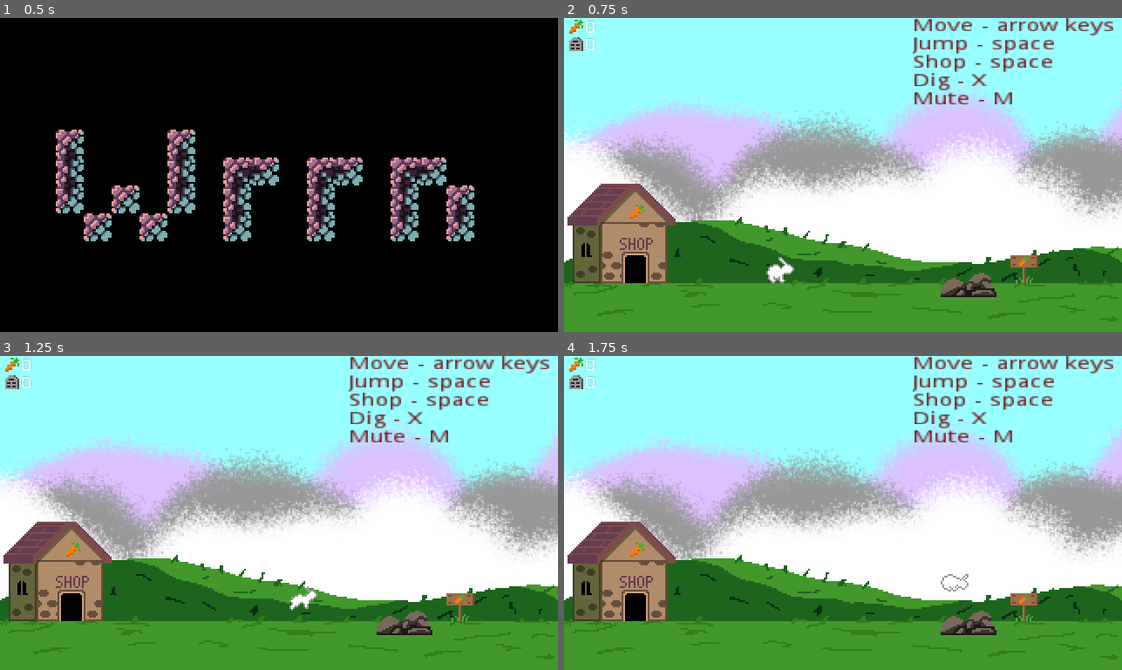
Above: before the commit, frames 1-4 (two rows, left to right).
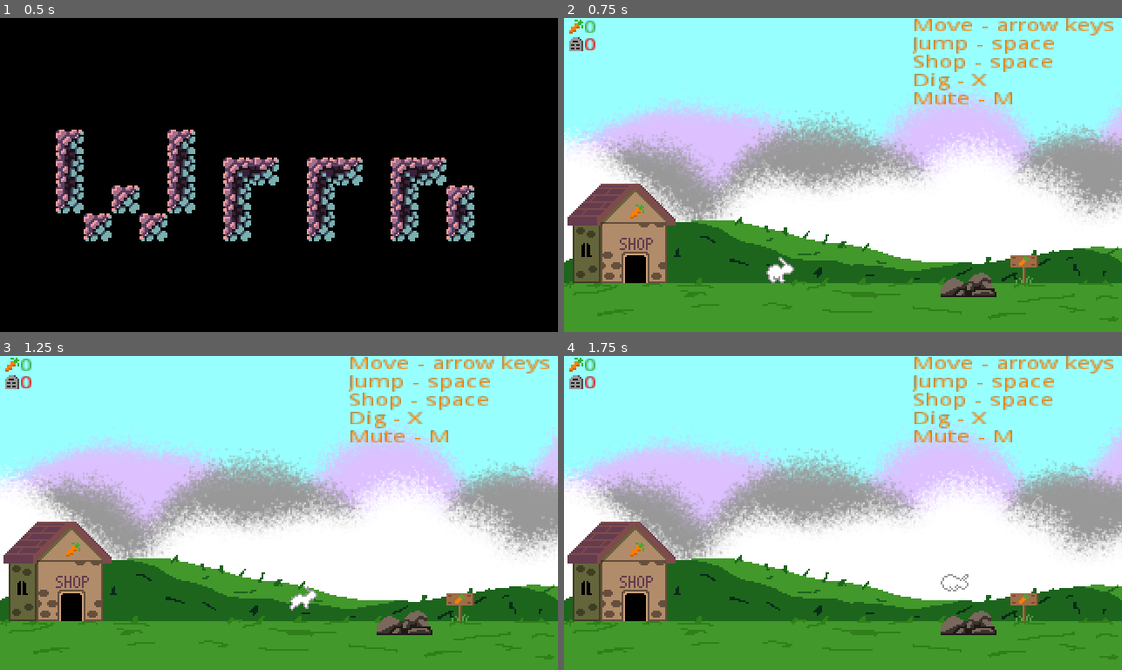
Above: after the commit, the same moments.

Repository: JarWarren/Wrrn
Game: Godot game, scene res://UI/TitleScreen.tscn
The game is run twice, just before and just after one commit, with the same random seed, the same clock (stepped at 60 frames per second) and the same inputs. Sound files missing from this copy of the repository are replaced by a short silence.
Inputs:
- Up to frame 1 (0.5 s): no input
- Up to frame 2 (0.75 s): tap Enter (ui_accept) at 0.5 s; hold Right (ui_right) from 0.53 s (still down); tap X (ui_attack) at 0.6 s
- Up to frame 3 (1.25 s): keep holding Right (ui_right); tap Enter (ui_accept) at 0.77, 0.8, 1.07 s
- Up to frame 4 (1.75 s): keep holding Right (ui_right); tap Enter (ui_accept) at 1.35, 1.52 s; tap X (ui_attack) at 1.55 s

Frame 1 is identical in both runs. In frame 2, 1.8% of the frame differs, in the area x 3-99%, y 0-28%; in frame 3, 1.8%; in frame 4, 1.8%.

Commit message:
bugfixes

Diff:
--- a/Enemies/Dragonfly.gd
+++ b/Enemies/Dragonfly.gd
@@ -19,7 +19,6 @@
 	_momentum = move_and_slide(_momentum)
 
 # private methods
-
 func _idle():
 	_momentum = Vector2.ZERO
 
--- a/Interactable/Carrot.gd
+++ b/Interactable/Carrot.gd
@@ -1,6 +1,7 @@
 extends Area2D
 
 
+# private methods
 func _on_Carrot_body_entered(_body):
 	GameController.update_carrot_count(1)
 	queue_free()
--- a/Interactable/Portal.gd
+++ b/Interactable/Portal.gd
@@ -1,6 +1,7 @@
 extends Area2D
 
 
+# private methods
 func _on_Portal_body_entered(_body):
 	GameController.victory()
 	var _e = get_tree().change_scene("res://World/Overworld.tscn")
--- a/Interactable/Shop.gd
+++ b/Interactable/Shop.gd
@@ -6,7 +6,7 @@
 onready var carrotsLabel = $VBoxContainer/Carrots
 onready var shovelButton = $VBoxContainer/ShovelButton
 onready var candleButton = $VBoxContainer/CandleButton
-onready var haloButton = $VBoxContainer/HaloButton
+onready var featherButton = $VBoxContainer/FeatherButton
 onready var backButton = $VBoxContainer/BackButton
 
 # override methods
@@ -16,12 +16,13 @@
 		shovelButton.text = PURCHASED
 	if GameController.candle:
 		candleButton.text = PURCHASED
-	if GameController.halo:
-		haloButton.text = PURCHASED
+	if GameController.feather:
+		featherButton.text = PURCHASED
 	backButton.grab_focus()
 
 
 
+# private methods
 func _purchase(cost):
 	if GameController.carrots >= cost:
 		GameController.update_carrot_count(-cost)
@@ -42,11 +43,11 @@
 		candleButton.text = PURCHASED
 
 
-func _on_HaloButton_pressed():
-	if GameController.halo == false and GameController.carrots >= 10:
-		GameController.halo = true
+func _on_FeatherButton_pressed():
+	if GameController.feather == false and GameController.carrots >= 10:
+		GameController.feather = true
 		_purchase(10)
-		haloButton.text = PURCHASED
+		featherButton.text = PURCHASED
 
 
 func _on_BackButton_pressed():
--- a/Interactable/Shop.tscn
+++ b/Interactable/Shop.tscn
@@ -50,7 +50,7 @@
 text = "Shovel: wider dig (5)"
 icon = ExtResource( 1 )
 
-[node name="HaloButton" type="Button" parent="VBoxContainer"]
+[node name="FeatherButton" type="Button" parent="VBoxContainer"]
 margin_top = 74.0
 margin_right = 296.0
 margin_bottom = 94.0
@@ -70,6 +70,6 @@
 margin_bottom = 142.0
 text = "Back"
 [connection signal="pressed" from="VBoxContainer/ShovelButton" to="." method="_on_ShovelButton_pressed"]
-[connection signal="pressed" from="VBoxContainer/HaloButton" to="." method="_on_HaloButton_pressed"]
+[connection signal="pressed" from="VBoxContainer/FeatherButton" to="." method="_on_FeatherButton_pressed"]
 [connection signal="pressed" from="VBoxContainer/CandleButton" to="." method="_on_CandleButton_pressed"]
 [connection signal="pressed" from="VBoxContainer/BackButton" to="." method="_on_BackButton_pressed"]
--- a/Rabbit/Rabbit.gd
+++ b/Rabbit/Rabbit.gd
@@ -1,6 +1,7 @@
 extends KinematicBody2D
 
 # constants
+const GRAVITY = -9.8
 
 # properties
 export var movespeed = 100
@@ -47,11 +48,11 @@
 
 
 func _vertical_movement():
-	_momentum.y -= Constants.GRAVITY
+	_momentum.y -= GRAVITY
 	if Input.is_action_just_pressed("ui_accept"):
 		match GameController.near_shop:
 			false:
-				if is_on_floor() or GameController.halo:
+				if is_on_floor() or GameController.feather:
 					_momentum.y = -jumpforce
 			true:
 				var _e = get_tree().change_scene("res://Interactable/Shop.tscn")
--- a/Singletons/BackgroundMusicPlayer.gd
+++ b/Singletons/BackgroundMusicPlayer.gd
@@ -8,7 +8,7 @@
 var paused = false
 var bookmark = 0
 
-# Called when the node enters the scene tree for the first time.
+# override methods
 func _ready():
 	autoplay = true
 	stream = OVERWORLD_THEME
@@ -26,6 +26,7 @@
 				paused = true
 
 
+# private methods
 func change_to_overworld():
 	if stream != OVERWORLD_THEME:
 		stream = OVERWORLD_THEME
--- a/Singletons/Constants.gd
+++ /dev/null
@@ -1,3 +0,0 @@
-extends Node
-
-const GRAVITY = -9.8
--- a/Singletons/GameController.gd
+++ b/Singletons/GameController.gd
@@ -6,7 +6,7 @@
 var deaths = 0
 var shovel = false
 var candle = false
-var halo = false
+var feather = false
 var victorious = false
 var overworld = true
 var near_shop = false
@@ -23,10 +23,9 @@
 
 
 func completed():
-	return shovel and candle and halo and victorious
+	return shovel and candle and feather and victorious
 
 
-# private methods
 func update_carrot_count(amount):
 	carrots += amount
 	Signals.emit_signal("carrot_amount_changed", amount)
--- a/UI/HUD.gd
+++ b/UI/HUD.gd
@@ -22,7 +22,7 @@
 	var _f = Signals.connect("death", self, "_update_death_count")
 
 	shovelIcon.visible = GameController.shovel
-	featherIcon.visible = GameController.halo
+	featherIcon.visible = GameController.feather
 	candleIcon.visible = GameController.candle
 
 	instructionsLabel.visible = GameController.overworld or GameController.completed()
--- a/UI/HUD.tscn
+++ b/UI/HUD.tscn
@@ -11,6 +11,7 @@
 script = ExtResource( 2 )
 
 [node name="CarrotCount" type="RichTextLabel" parent="."]
+modulate = Color( 0.207843, 0.698039, 0.207843, 1 )
 margin_left = 11.0
 margin_top = 1.0
 margin_right = 51.0
@@ -23,6 +24,7 @@
 }
 
 [node name="DeathCount" type="RichTextLabel" parent="."]
+modulate = Color( 1, 0, 0, 1 )
 margin_left = 11.0
 margin_top = 11.0
 margin_right = 48.0
@@ -85,7 +87,7 @@
 }
 
 [node name="Instructions" type="RichTextLabel" parent="."]
-modulate = Color( 0.490196, 0.0705882, 0.0705882, 1 )
+modulate = Color( 1, 0.498039, 0, 1 )
 anchor_left = 1.0
 anchor_right = 1.0
 margin_left = -120.0
--- a/UI/TitleScreen.gd
+++ b/UI/TitleScreen.gd
@@ -1,6 +1,7 @@
 extends Node
 
 
+# override methods
 func _process(_delta):
 	if Input.is_action_just_pressed("ui_accept") or Input.is_action_just_pressed("ui_attack"):
 		var _e = get_tree().change_scene("res://World/Overworld.tscn")
--- a/UI/TitleScreen.tscn
+++ b/UI/TitleScreen.tscn
@@ -25,7 +25,6 @@
 }
 
 [node name="Particles2D" type="Particles2D" parent="."]
-visible = false
 position = Vector2( 320, -64 )
 rotation = 0.785398
 amount = 12
--- a/World/Overworld.gd
+++ b/World/Overworld.gd
@@ -1,7 +1,6 @@
 extends Node
 
-
-# Declare member variables here. Examples:
+# properties
 onready var rabbit = $Rabbit
 onready var camera = $Rabbit/Camera2D
 onready var light = $Rabbit/Light2D
@@ -16,7 +15,7 @@
 	light.enabled = false
 	if GameController.deaths >= 20:
 		reaper.visible = true
-	if GameController.shovel and GameController.halo and GameController.candle:
+	if GameController.shovel and GameController.feather and GameController.candle:
 		soldOutSign.visible = true
 	BackgroundMusicPlayer.change_to_overworld()
 
--- a/World/Underworld.gd
+++ b/World/Underworld.gd
@@ -1,5 +1,4 @@
 extends Node
-
 
 # properties
 onready var rabbit = $Rabbit
@@ -15,6 +14,7 @@
 	BackgroundMusicPlayer.change_to_underworld()
 
 
+# private mtehods
 func _update_tilemap():
 	var cell_position = tilemap.world_to_map(rabbit.position)
 	tilemap.set_cellv(cell_position + Vector2(0, 1), -1)
--- a/World/Underworld.tscn
+++ b/World/Underworld.tscn
@@ -273,9 +273,57 @@
 [node name="Carrot6" parent="Carrots" instance=ExtResource( 4 )]
 position = Vector2( 24, 1688 )
 
+[node name="Carrot12" parent="Carrots" instance=ExtResource( 4 )]
+position = Vector2( 56, 1640 )
+
+[node name="Carrot15" parent="Carrots" instance=ExtResource( 4 )]
+position = Vector2( 71, 1672 )
+
+[node name="Carrot16" parent="Carrots" instance=ExtResource( 4 )]
+position = Vector2( 88, 1704 )
+
+[node name="Carrot22" parent="Carrots" instance=ExtResource( 4 )]
+position = Vector2( 100, 1704 )
+
+[node name="Carrot23" parent="Carrots" instance=ExtResource( 4 )]
+position = Vector2( 112, 1704 )
+
+[node name="Carrot24" parent="Carrots" instance=ExtResource( 4 )]
+position = Vector2( 124, 1704 )
+
+[node name="Carrot13" parent="Carrots" instance=ExtResource( 4 )]
+position = Vector2( 40, 1608 )
+
+[node name="Carrot14" parent="Carrots" instance=ExtResource( 4 )]
+position = Vector2( 24, 1576 )
+
 [node name="Carrot11" parent="Carrots" instance=ExtResource( 4 )]
 position = Vector2( 296, 1688 )
 
+[node name="Carrot17" parent="Carrots" instance=ExtResource( 4 )]
+position = Vector2( 232, 1704 )
+
+[node name="Carrot25" parent="Carrots" instance=ExtResource( 4 )]
+position = Vector2( 196, 1704 )
+
+[node name="Carrot26" parent="Carrots" instance=ExtResource( 4 )]
+position = Vector2( 208, 1704 )
+
+[node name="Carrot27" parent="Carrots" instance=ExtResource( 4 )]
+position = Vector2( 220, 1704 )
+
+[node name="Carrot18" parent="Carrots" instance=ExtResource( 4 )]
+position = Vector2( 248, 1672 )
+
+[node name="Carrot19" parent="Carrots" instance=ExtResource( 4 )]
+position = Vector2( 264, 1640 )
+
+[node name="Carrot20" parent="Carrots" instance=ExtResource( 4 )]
+position = Vector2( 280, 1608 )
+
+[node name="Carrot21" parent="Carrots" instance=ExtResource( 4 )]
+position = Vector2( 296, 1576 )
+
 [node name="Carrot7" parent="Carrots" instance=ExtResource( 4 )]
 position = Vector2( 96, 168 )
 
@@ -403,10 +451,10 @@
 position = Vector2( 8, 1344 )
 
 [node name="Spiderweb10" parent="Spiderwebs" instance=ExtResource( 7 )]
-position = Vector2( 72, 1472 )
+position = Vector2( 48, 1472 )
 
 [node name="Spiderweb11" parent="Spiderwebs" instance=ExtResource( 7 )]
-position = Vector2( 200, 1472 )
+position = Vector2( 224, 1471.33 )
 
 [node name="Spiderweb9" parent="Spiderwebs" instance=ExtResource( 7 )]
 position = Vector2( 264, 1344 )
--- a/World/Warren.gd
+++ b/World/Warren.gd
@@ -1,20 +1,6 @@
 extends Area2D
 
-
-# Declare member variables here. Examples:
-# var a = 2
-# var b = "text"
-
-
-# Called when the node enters the scene tree for the first time.
-func _ready():
-	pass # Replace with function body.
-
-
-# Called every frame. 'delta' is the elapsed time since the previous frame.
-#func _process(delta):
-#	pass
-
+# private methods
 func _on_Warren_body_entered(_body):
 	GameController.overworld = false
 	var _e = get_tree().change_scene("res://World/Underworld.tscn")
--- a/project.godot
+++ b/project.godot
@@ -20,7 +20,6 @@
 
 [autoload]
 
-Constants="*res://Singletons/Constants.gd"
 GameController="*res://Singletons/GameController.gd"
 Signals="*res://Singletons/Signals.gd"
 BackgroundMusicPlayer="*res://Singletons/BackgroundMusicPlayer.gd"
Not shown: 5 places in World/Overworld.tscn that only renumber resources
